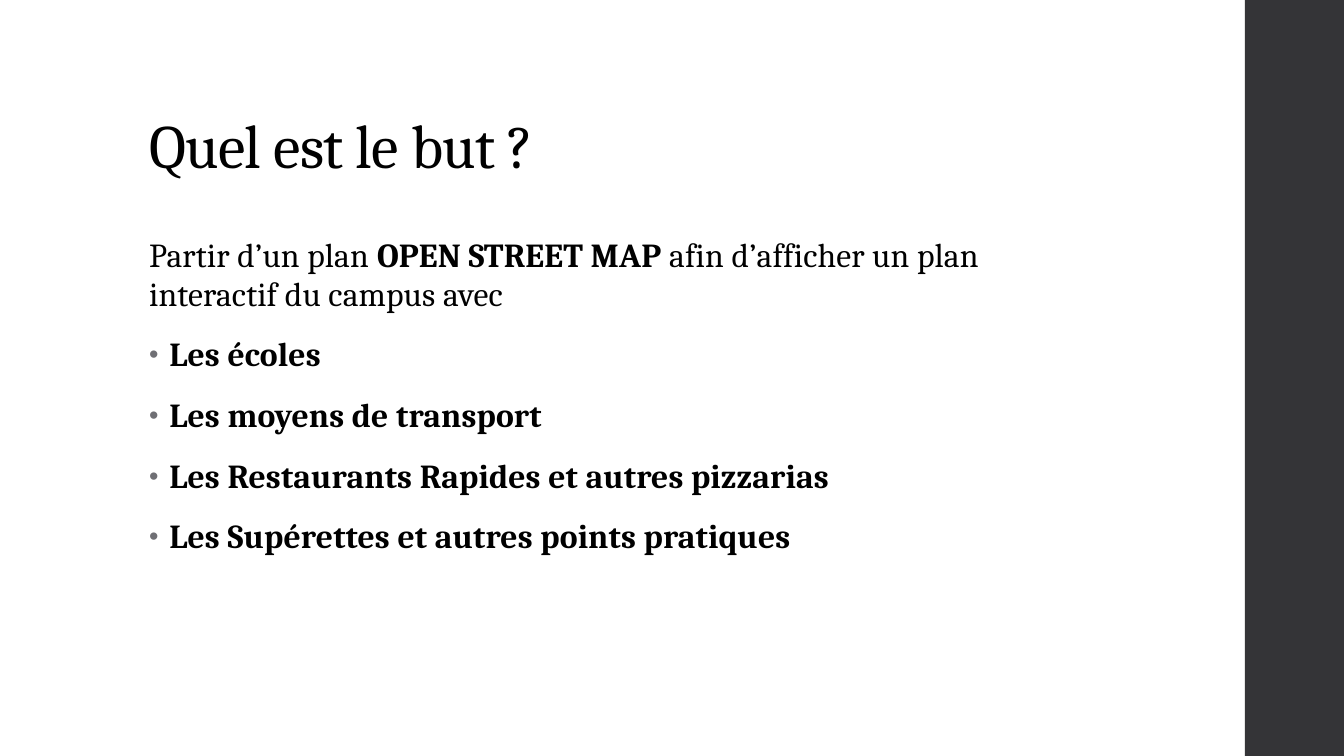
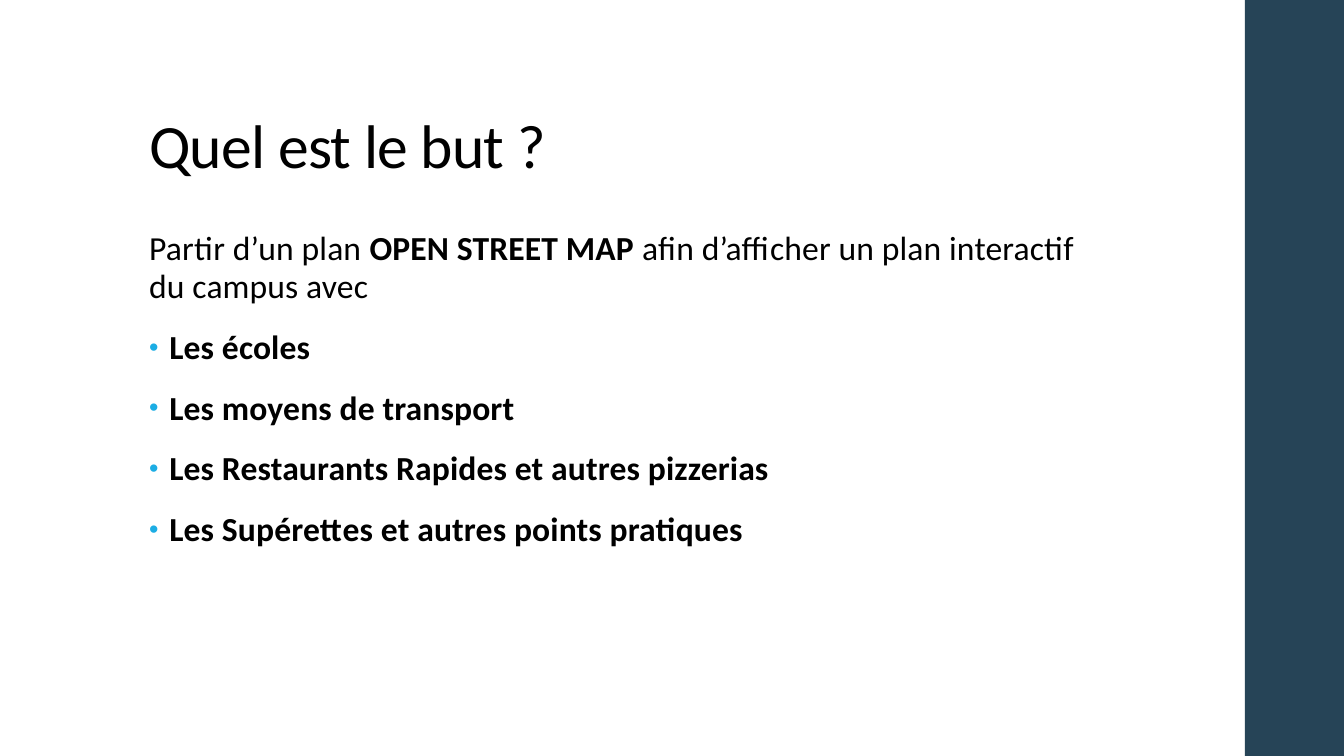
Before and after one commit to louisvivier/InteractivCampus, a slide deck: slide 2 of PointMiParcours.pptx. Drawn at 1344x756 pixels with LibreOffice and Linux fonts; fonts in the diff are those of the drawing. Boxes give left, top, right and bottom in pixels: in the first picture for what was removed or moved away, otherwise in the second. Text is boxed around its words. In the diff, an @@ line names an element or a change of style, - is before the commit and + after.

```diff
--- a/PointMiParcours.pptx
+++ b/PointMiParcours.pptx
@@ rectangle at [1245, 0, 1344, 756]: fill #353537 to #264457 @@
@@ title "Quel est le but ?" at [149, 125, 505, 176]: font Cambria to Calibri @@
@@ text "Partir d’un plan OPEN STREET ...": place and size @@
-text "Partir d’un plan OPEN STREET ..." at [149, 243, 979, 555]
+text "Partir d’un plan OPEN STREET ..." at [149, 236, 1074, 547]
@@ text at [149, 236, 1074, 547]: font Cambria to Calibri in "Partir d’un plan OPEN STREET MAP afin ...", "Les écoles", "Les moyens de transport", "Les Supérettes et autres points pratiques"; bullet colour #6F6F74 to #1CADE4 @@
@@ text at [169, 456, 768, 486]: text changed; font Cambria to Calibri @@
-• Les Restaurants Rapides et autres pizzarias
+• Les Restaurants Rapides et autres pizzerias
```
Also in this commit, not shown: 1 other slide changed, 8 slides added, 3 slides removed.
